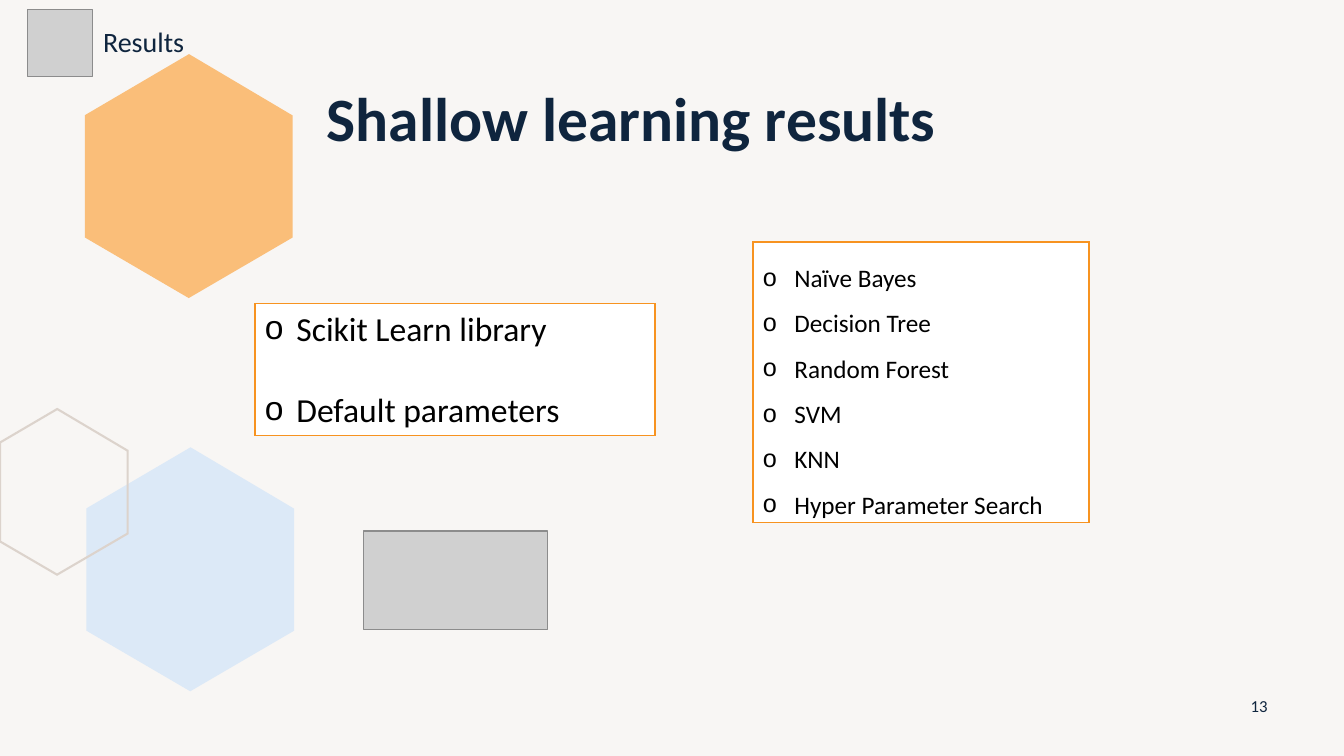
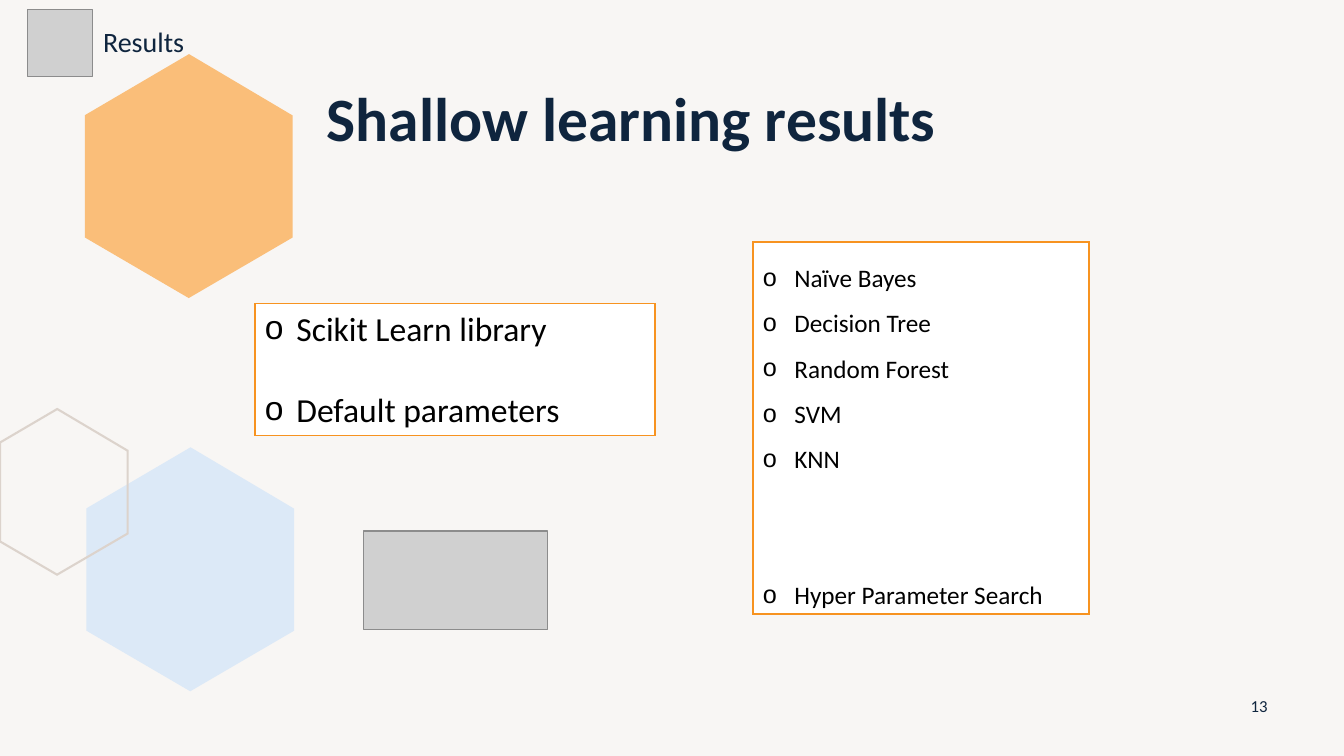
Before and after one commit to marti1999/TFG, a slide deck: slide 13 of informes/entrega final/presentation.pptx. Drawn at 1344x756 pixels with LibreOffice and Linux fonts; fonts in the diff are those of the drawing; grey boxes stand for pictures. Boxes give left, top, right and bottom in pixels: in the first picture for what was removed or moved away, otherwise in the second. Text is boxed around its words. In the diff, an @@ line names an element or a change of style, - is before the commit and + after.

```diff
--- a/informes/entrega final/presentation.pptx
+++ b/informes/entrega final/presentation.pptx
@@ rectangle "Naïve Bayes": place and size @@
-rectangle "Naïve Bayes" at <box>753,242,1089,522</box>
+rectangle "Naïve Bayes" at <box>753,242,1089,614</box>
```
Also in this commit, not shown: 4 other slides changed, 1 slide added, 1 other file.
